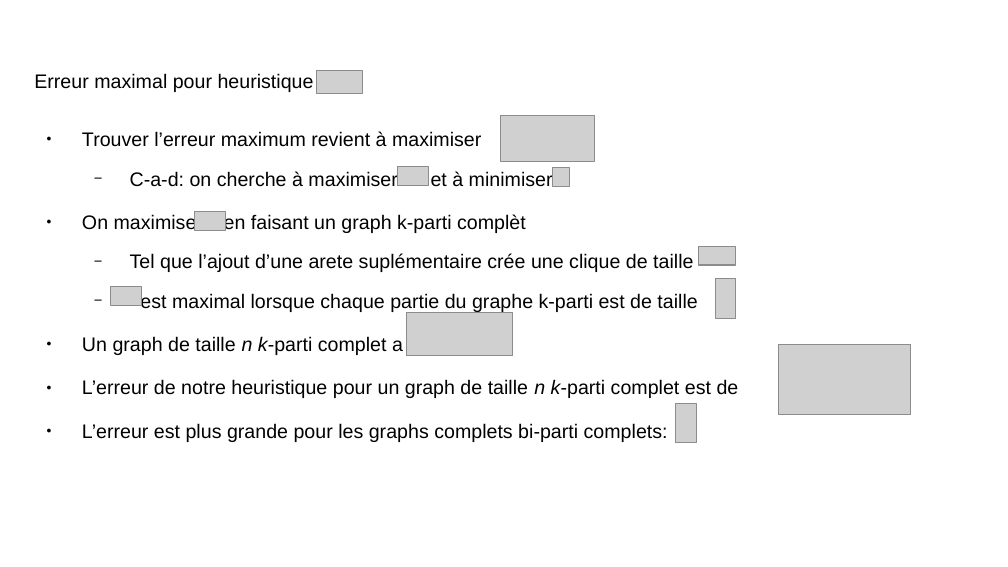
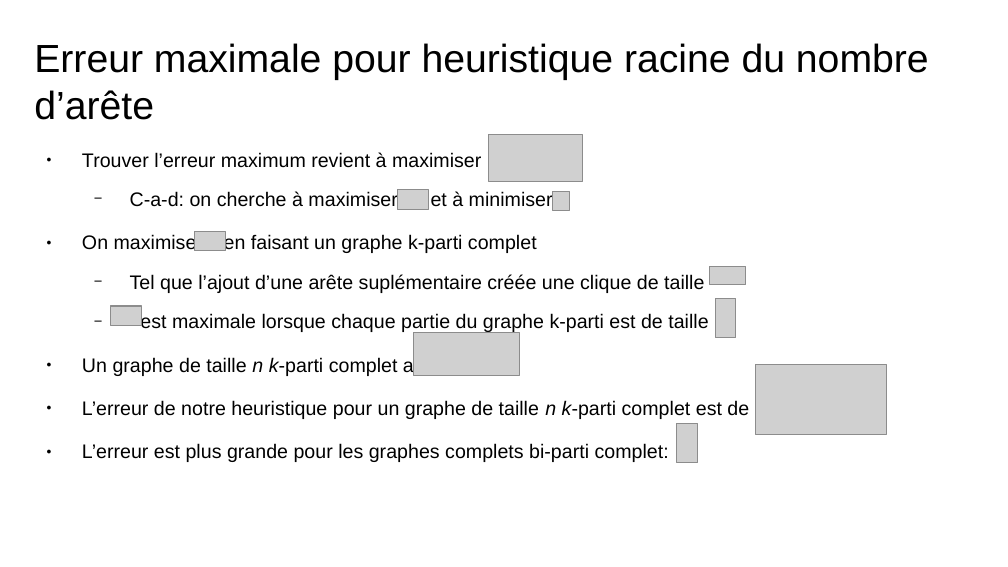
Before and after one commit to claudiosousa/hepia-projects-Math_S6_TP1, a slide deck: slide 7 of TP1 Math.odp. Drawn at 1008x567 pixels with LibreOffice and Linux fonts; fonts in the diff are those of the drawing; grey boxes stand for pictures. Boxes give left, top, right and bottom in pixels: in the first picture for what was removed or moved away, otherwise in the second. Text is boxed around its words. In the diff, an @@ line names an element or a change of style, - is before the commit and + after.

```diff
--- a/TP1 Math.odp
+++ b/TP1 Math.odp
@@ title at bbox=[34, 43, 929, 120]: text changed; size 14 to 28 pt @@
-Erreur maximal pour heuristique
+Erreur maximale pour heuristique racine du nombre d’arête
@@ picture removed at bbox=[317, 71, 363, 94] @@
@@ 4 pictures, 1 text: place and size @@
-4 pictures, 1 text at bbox=[82, 131, 739, 443]
+4 pictures, 1 text at bbox=[82, 152, 749, 463]
@@ picture: place and size @@
-picture at bbox=[501, 115, 595, 161]
+picture at bbox=[489, 135, 583, 181]
@@ picture: place and size @@
-picture at bbox=[398, 166, 429, 185]
+picture at bbox=[398, 190, 429, 209]
@@ picture: place and size @@
-picture at bbox=[552, 167, 570, 186]
+picture at bbox=[552, 192, 570, 211]
@@ text at bbox=[82, 234, 749, 462]: text changed @@
-● On maximise en faisant un graph k-parti complèt
-  − Tel que l’ajout d’une arete suplémentaire crée une clique de taille
-  − est maximal lorsque chaque partie du graphe k-parti est de taille
-● Un graph de taille n k-parti complet a
-● L’erreur de notre heuristique pour un graph de taille n k-parti complet est de
-● L’erreur est plus grande pour les graphs complets bi-parti complets:
+● On maximise en faisant un graphe k-parti complet
+  − Tel que l’ajout d’une arête suplémentaire créée une clique de taille
+  − est maximale lorsque chaque partie du graphe k-parti est de taille
+● Un graphe de taille n k-parti complet a
+● L’erreur de notre heuristique pour un graphe de taille n k-parti complet est de
+● L’erreur est plus grande pour les graphes complets bi-parti complet:
@@ picture: place and size @@
-picture at bbox=[699, 246, 735, 265]
+picture at bbox=[710, 266, 746, 285]
@@ picture: place and size @@
-picture at bbox=[406, 312, 512, 356]
+picture at bbox=[413, 333, 519, 376]
@@ picture: place and size @@
-picture at bbox=[779, 345, 911, 414]
+picture at bbox=[755, 365, 887, 434]
```
Also in this commit, not shown: 3 other slides changed, 1 slide added, 1 slide removed.
